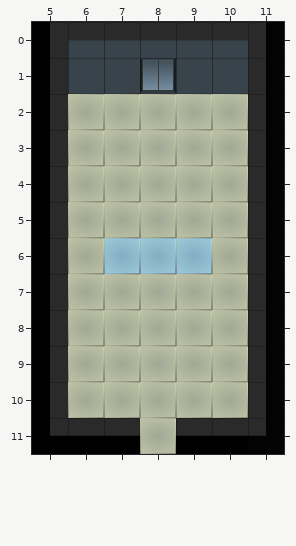
A Tiled map gets an edit: lucy/dev/game/assets/levels/Level02.tmx. Above, as it was before the edit.
Cells are 50x50 px. Shown: x 5..11, y 0..11.
Once edited:
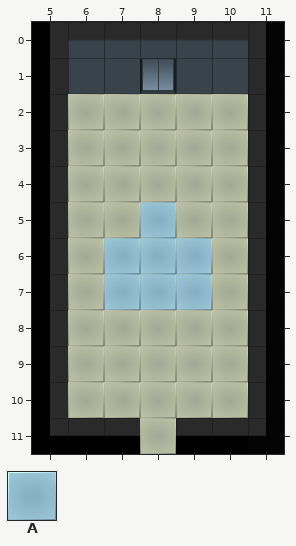
Key: from "floor_walls": A 3.
_ is an empty cell, . an unchanged one.
The author wrote: Level Building with collisions
From old to new:
--- layer "Collision"
@@ x 8..8 @@
- 5 _
+ 5 A
@@ x 7..9 @@
- 7 ___
+ 7 AAA
